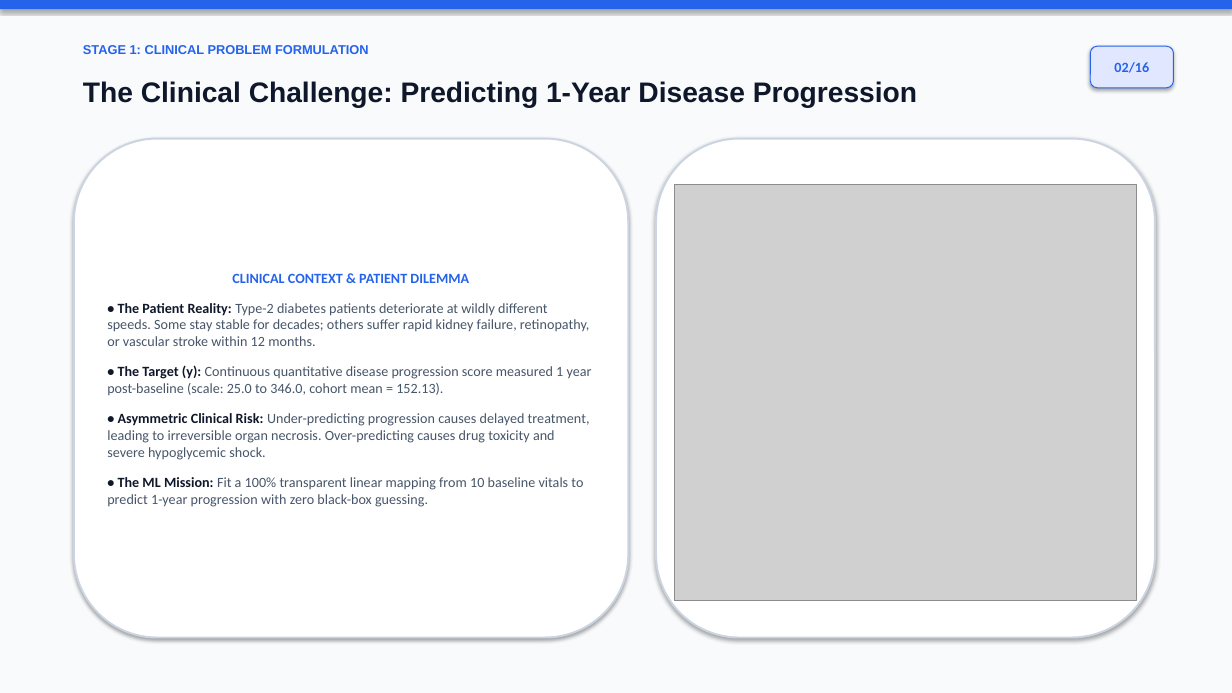
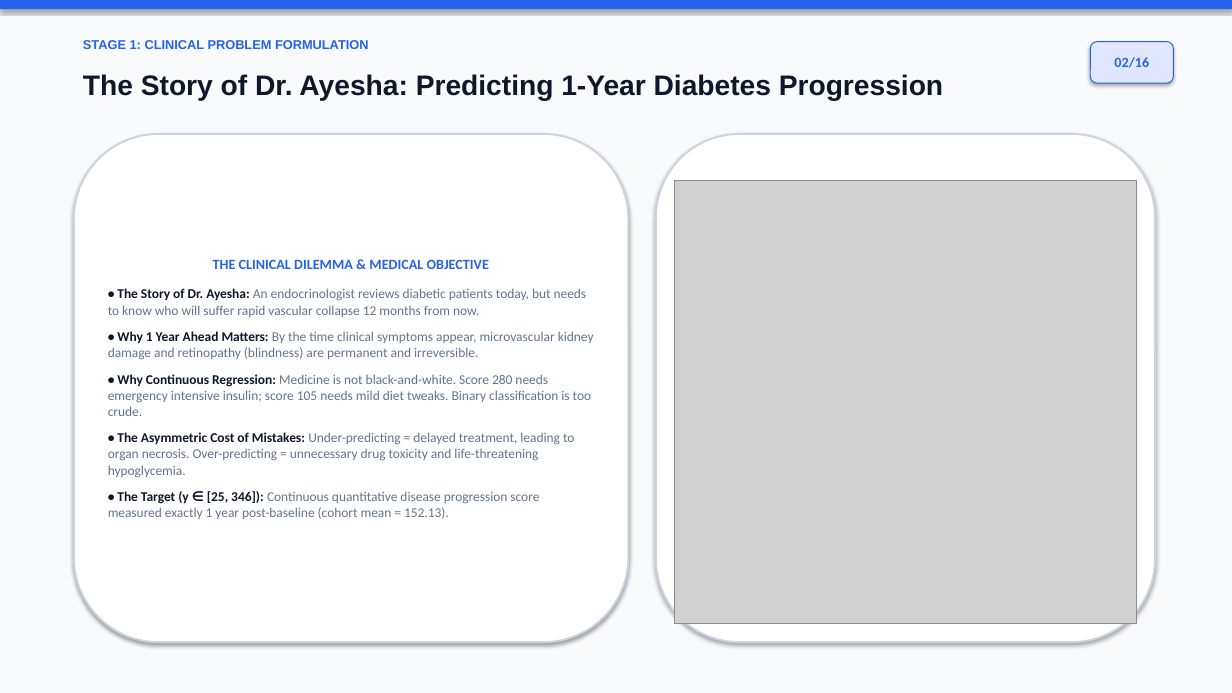
Before and after one commit to darrehanrasool/Lab, a slide deck: slide 2 of 4 Diabetes Progression Prediction/Diabetes_Progression_Conference_Presentation.pptx. Drawn at 1232x693 pixels with LibreOffice and Linux fonts; fonts in the diff are those of the drawing; grey boxes stand for pictures. Boxes give left, top, right and bottom in pixels: in the first picture for what was removed or moved away, otherwise in the second. Text is boxed around its words. In the diff, an @@ line names an element or a change of style, - is before the commit and + after.

```diff
--- a/4 Diabetes Progression Prediction/Diabetes_Progression_Conference_Presentation.pptx
+++ b/4 Diabetes Progression Prediction/Diabetes_Progression_Conference_Presentation.pptx
@@ text "STAGE 1: CLINICAL PROBLEM FORMULATION" moved from (x1=83, y1=45, x2=369, y2=54) to (x1=83, y1=40, x2=369, y2=49) @@
@@ rounded rectangle "02/16" moved from (x1=1091, y1=46, x2=1174, y2=88) to (x1=1091, y1=42, x2=1174, y2=83) @@
@@ text at (x1=83, y1=74, x2=943, y2=101): text changed @@
-The Clinical Challenge: Predicting 1-Year Disease Progression
+The Story of Dr. Ayesha: Predicting 1-Year Diabetes Progression
@@ rounded rectangle "THE CLINICAL DILEMMA & MEDICAL ..." resized from (x1=74, y1=139, x2=628, y2=638) to (x1=74, y1=134, x2=628, y2=642) @@
@@ rounded rectangle resized from (x1=656, y1=139, x2=1155, y2=638) to (x1=656, y1=134, x2=1155, y2=642) @@
@@ picture resized from (x1=675, y1=185, x2=1137, y2=601) to (x1=675, y1=180, x2=1137, y2=624) @@
@@ text in rounded rectangle at (x1=108, y1=259, x2=594, y2=519): text changed; size 11 to 10.5 pt; text colour #475569 to #64748B @@
-CLINICAL CONTEXT & PATIENT DILEMMA
-• The Patient Reality: Type-2 diabetes patients deteriorate at wildly different speeds. Some stay stable for decades; others suffer rapid kidney failure, retinopathy, or vascular stroke within 12 months.
-• The Target (y): Continuous quantitative disease progression score measured 1 year post-baseline (scale: 25.0 to 346.0, cohort mean = 152.13).
-• Asymmetric Clinical Risk: Under-predicting progression causes delayed treatment, leading to irreversible organ necrosis. Over-predicting causes drug toxicity and severe hypoglycemic shock.
-• The ML Mission: Fit a 100% transparent linear mapping from 10 baseline vitals to predict 1-year progression with zero black-box guessing.
+THE CLINICAL DILEMMA & MEDICAL OBJECTIVE
+• The Story of Dr. Ayesha: An endocrinologist reviews diabetic patients today, but needs to know who will suffer rapid vascular collapse 12 months from now.
+• Why 1 Year Ahead Matters: By the time clinical symptoms appear, microvascular kidney damage and retinopathy (blindness) are permanent and irreversible.
+• Why Continuous Regression: Medicine is not black-and-white. Score 280 needs emergency intensive insulin; score 105 needs mild diet tweaks. Binary classification is too crude.
+• The Asymmetric Cost of Mistakes: Under-predicting = delayed treatment, leading to organ necrosis. Over-predicting = unnecessary drug toxicity and life-threatening hypoglycemia.
+• The Target (y ∈ [25, 346]): Continuous quantitative disease progression score measured exactly 1 year post-baseline (cohort mean = 152.13).
```
Also in this commit, not shown: 14 other slides changed, 1 slide added, 1 slide removed, 1 other file.
